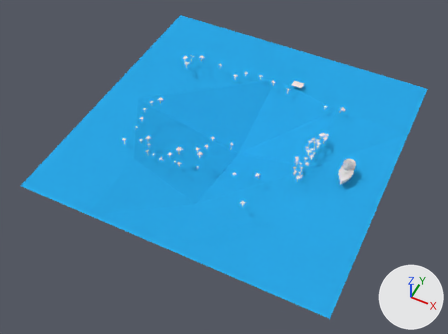
Before and after pictures for a commit that changed the Blender file Server/assets/MapaPirata/mapa4.0.blend.
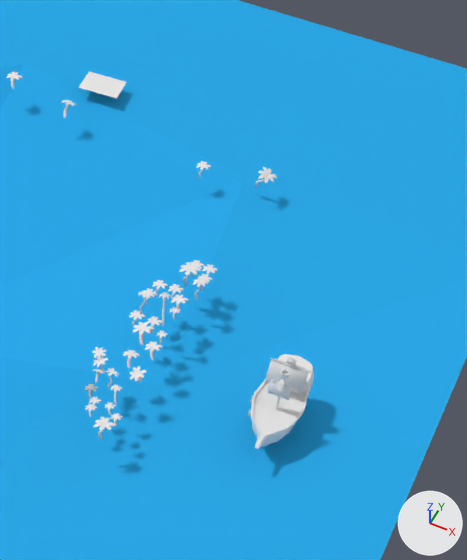
Each version appears first whole from a 50 mm camera at (1304.0, -2927.0, 3184.0) aimed at (-53.0, -212.0, -210.0), and next in a close-up on the part from 60% to 89% of the width and 18% to 64% of the height. Lighting does not change. The marker at lower right points along +X, +Y and +Z.

In view in the first close-up: 'Barco', 'Palmera1_Palmera1H.018', 'Palmera1_Palmera1H.019', 'Palmera1_Palmera1H.020', 'Palmera1_Palmera1H.021', 'Palmera1_Palmera1H.022', 'Palmera1_Palmera1H.023', 'Palmera1_Palmera1H.031', 'Plane', 'mar', 'palmera2_palmera2H.016', 'palmera2_palmera2H.024', 'palmera2_palmera2H.025', 'palmera2_palmera2H.026'.
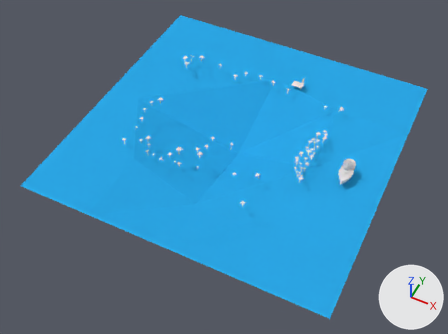
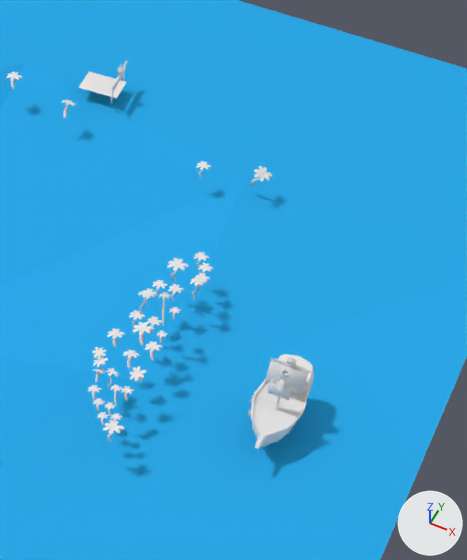
Boxes [x1, y1, x2, y2] around the edits, measured in the close-ups (467 x 560 px):
```json
{"object": "Palmera1_Palmera1H.023", "change": "moved", "before": [179, 262, 201, 286], "after": [167, 258, 189, 281]}
{"object": "Palmera1_Palmera1H.031", "change": "moved", "before": [94, 417, 116, 439], "after": [103, 420, 124, 443]}
{"object": "Palmera1_Palmera1H.018", "change": "moved", "before": [255, 167, 277, 188], "after": [250, 166, 272, 186]}
{"object": "palmera2_palmera2H.016", "change": "moved", "before": [171, 294, 188, 313], "after": [107, 328, 125, 347]}
{"object": "Palmera1_Palmera1H.022", "change": "moved", "before": [193, 278, 208, 300], "after": [190, 277, 206, 299]}
{"object": "palmera2_palmera2H.026", "change": "moved", "before": [84, 384, 98, 398], "after": [120, 386, 134, 401]}
{"object": "Meta", "change": "shown", "after": [111, 61, 128, 104]}
{"object": "Palmera1_Palmera1H.019", "change": "moved", "before": [190, 260, 205, 277], "after": [194, 252, 209, 268]}
{"object": "palmera2_palmera2H.024", "change": "moved", "before": [85, 404, 97, 417], "after": [97, 412, 109, 425]}
{"object": "Palmera1_Palmera1H.020", "change": "moved", "before": [202, 264, 217, 275], "after": [198, 263, 213, 274]}
{"object": "Palmera1_Palmera1H.021", "change": "moved", "before": [197, 274, 213, 291], "after": [195, 273, 210, 290]}
{"object": "palmera2_palmera2H.025", "change": "moved", "before": [89, 397, 101, 409], "after": [93, 398, 105, 411]}
{"object": "palmera2_palmera2H.027", "change": "moved", "after": [88, 385, 102, 400], "on screen": "not visible before"}
```

The change, as JSON lines over the scene's bpy script:
```json
{"op": "set", "path": "ob_palmera1_palmera1h_018.location", "old": "(563.0, 506.0, -10.0)", "new": "(553.0, 506.0, -10.0)"}
{"op": "set", "path": "ob_palmera1_palmera1h_019.location", "old": "(536.0, 207.0, -10.0)", "new": "(536.0, 232.0, -10.0)"}
{"op": "set", "path": "ob_palmera1_palmera1h_020.location", "old": "(563.0, 207.0, -10.0)", "new": "(554.0, 207.0, -10.0)"}
{"op": "set", "path": "ob_palmera1_palmera1h_021.location", "old": "(563.0, 178.0, -10.0)", "new": "(558.0, 178.0, -10.0)"}
{"op": "set", "path": "ob_palmera1_palmera1h_022.location", "old": "(563.0, 149.0, -10.0)", "new": "(558.0, 149.0, -10.0)"}
{"op": "set", "path": "ob_palmera1_palmera1h_023.location", "old": "(531.0, 178.0, -10.0)", "new": "(506.0, 178.0, -10.0)"}
{"op": "set", "path": "ob_palmera2_palmera2h_016.location", "old": "(540.0, 98.0, -8.0)", "new": "(464.0, -42.0, -8.0)"}
{"op": "set", "path": "ob_palmera1_palmera1h_031.location", "old": "(531.0, -267.0, -10.0)", "new": "(549.0, -267.0, -10.0)"}
{"op": "set", "path": "ob_palmera2_palmera2h_024.location", "old": "(489.0, -227.0, -8.0)", "new": "(517.0, -236.0, -8.0)"}
{"op": "set", "path": "ob_palmera2_palmera2h_025.location", "old": "(489.0, -208.0, -8.0)", "new": "(497.0, -208.0, -8.0)"}
{"op": "set", "path": "ob_palmera2_palmera2h_026.location", "old": "(472.0, -185.0, -8.0)", "new": "(535.0, -161.0, -8.0)"}
{"op": "set", "path": "ob_palmera2_palmera2h_027.location", "old": "(472.0, -185.0, -8.0)", "new": "(479.0, -185.0, -8.0)"}
{"op": "remove", "block": "ob_meta", "code": "ob_meta.hide_set(True)  # its collection is switched off"}
```
